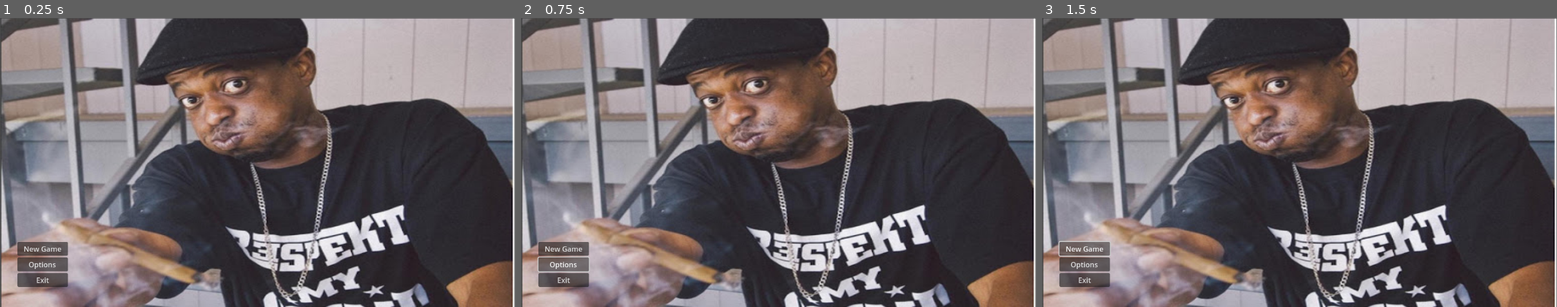
Above: before the commit, frames 1-3 (left to right).
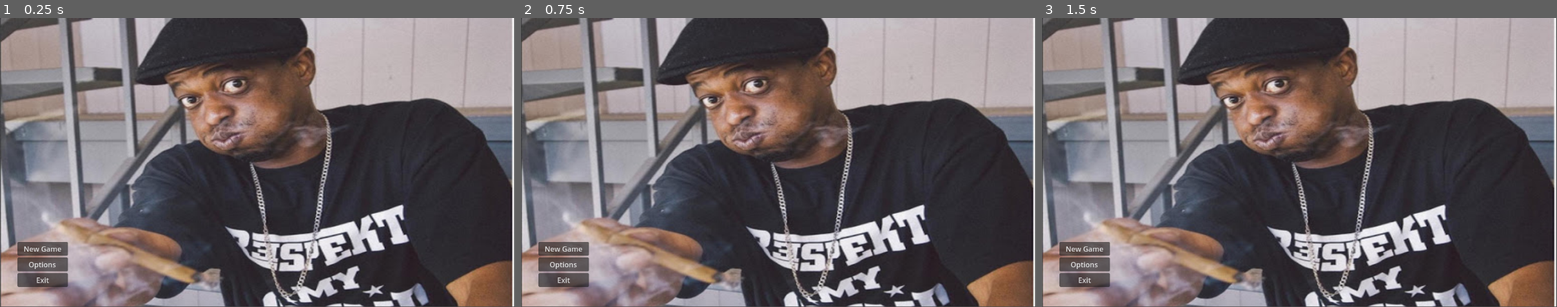
Above: after the commit, the same moments.

Repository: inigomz/GameJam2024
Game: Godot game, scene res://master/node_2d.tscn
The game is run twice, just before and just after one commit, with the same random seed, the same clock (stepped at 60 frames per second) and the same inputs. The project has no main scene, so this scene is started directly.
Inputs:
- Up to frame 1 (0.25 s): no input
- Up to frame 2 (0.75 s): click "Options" at 0.5 s
- Up to frame 3 (1.5 s): click "New Game" at 1.25 s

The runs differ from the first frame. In frame 1, 3.0% of the frame differs, in the area x 0-100%, y 0-100%; in frame 2, 3.1%; in frame 3, 3.1%.

Commit message:
Started progress on options menu

Diff:
--- a/master/node_2d.tscn
+++ b/master/node_2d.tscn
@@ -1,15 +1,20 @@
-[gd_scene load_steps=3 format=3 uid="uid://y86k7itou2c3"]
+[gd_scene load_steps=4 format=3 uid="uid://y86k7itou2c3"]
 
 [ext_resource type="Texture2D" uid="uid://by5rdc835ecdu" path="res://placeholder title screen.jpg" id="1_aony8"]
 [ext_resource type="Script" path="res://Menu.gd" id="1_vl43q"]
+[ext_resource type="AudioStream" uid="uid://bvyrkdr4hrqya" path="res://this unreleased track is a W but im never going to release it [inigo.z edit].wav" id="3_ppxkb"]
 
 [node name="Main Menu" type="Control"]
 layout_mode = 3
-anchors_preset = 0
+anchors_preset = 15
+anchor_right = 1.0
+anchor_bottom = 1.0
+grow_horizontal = 2
+grow_vertical = 2
 script = ExtResource("1_vl43q")
 
 [node name="Devin-the-dude" type="Sprite2D" parent="."]
-position = Vector2(576, 324.5)
+position = Vector2(575, 324)
 scale = Vector2(2.24609, 1.6849)
 texture = ExtResource("1_aony8")
 
@@ -32,6 +37,39 @@
 layout_mode = 2
 text = "Exit"
 
+[node name="TitleTrack" type="AudioStreamPlayer" parent="."]
+stream = ExtResource("3_ppxkb")
+volume_db = -20.675
+autoplay = true
+
+[node name="Options" type="Control" parent="."]
+layout_mode = 1
+anchors_preset = 15
+anchor_right = 1.0
+anchor_bottom = 1.0
+grow_horizontal = 2
+grow_vertical = 2
+
+[node name="VBoxContainer2" type="VBoxContainer" parent="Options"]
+visible = false
+layout_mode = 1
+anchors_preset = 15
+anchor_right = 1.0
+anchor_bottom = 1.0
+grow_horizontal = 2
+grow_vertical = 2
+
+[node name="VideoButton" type="Button" parent="Options/VBoxContainer2"]
+layout_mode = 2
+text = "Video"
+
+[node name="AudioButton" type="Button" parent="Options/VBoxContainer2"]
+layout_mode = 2
+text = "Audio"
+
+[node name="BackOptionsButton" type="Button" parent="Options/VBoxContainer2"]
+layout_mode = 2
+
 [connection signal="pressed" from="VBoxContainer/NewGameButton" to="." method="_on_new_game_button_pressed"]
 [connection signal="pressed" from="VBoxContainer/OptionsButton" to="." method="_on_options_button_pressed"]
 [connection signal="pressed" from="VBoxContainer/QuitButton" to="." method="_on_quit_button_pressed"]
Not shown, added: this unreleased track is a W but im never going to release it [inigo.z edit].wav.import
Not shown, added: this unreleased track is a W but im never going to release it [inigo.z edit].wav
